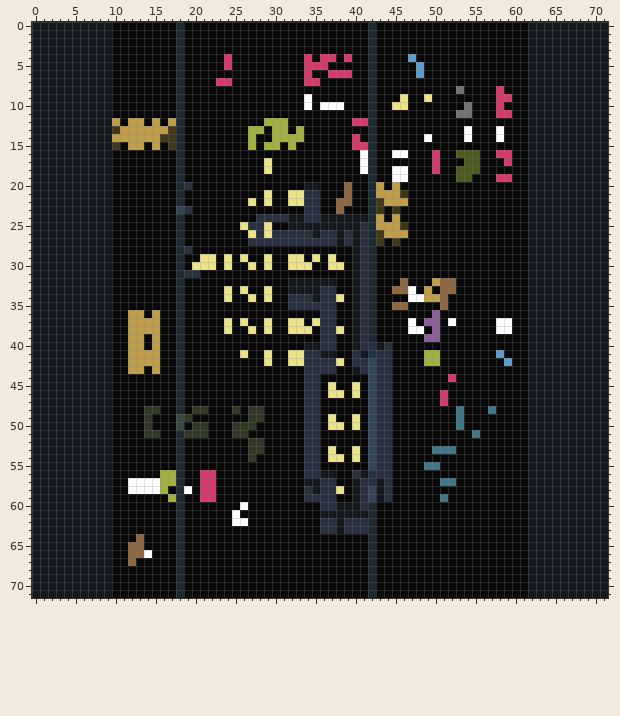
Two versions of one sprite sheet, less.png. Above is the file before it was changed.
The file is 72x72 pixels. Colours within 5 levels of each other are drawn and written as one.
The same view after the edit:
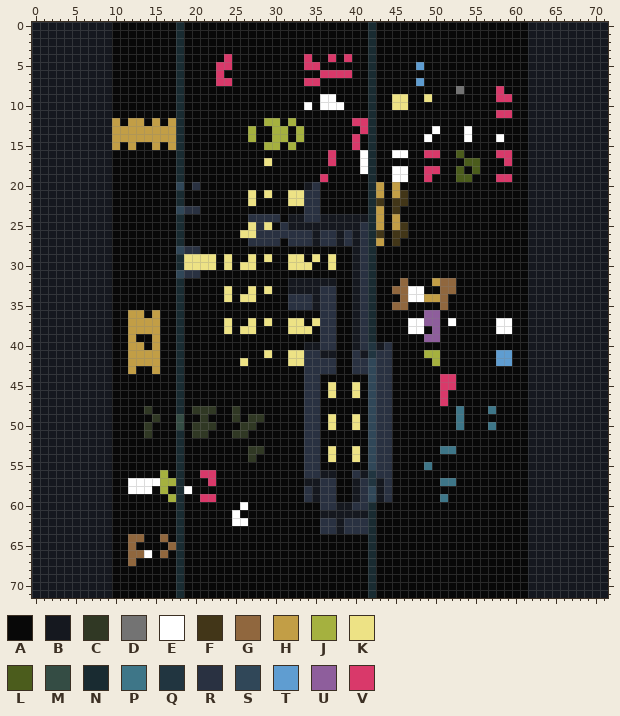
Palette (. is transparent): A #080808  B #15181f  C #303824  D #737373  E #ffffff  F #423618  G #90673e  H #c29e46  J #a5b13f  K #ede285  L #4b5c1c  M #344c44  N #192b31  P #3e7688  Q #213540  R #293141  S #304758  T #5f9dd1  U #8e5e9c  V #d9396a
Changes in this commit:
Changed rows in their new state; - is an unchanged pixel.
first column x 10:
 4 --------------------------A----------A------------
 5 -------------V------------A-----------------------
 6 -------------V----------A-V-----------A-----------
 7 --------------------------------------T-----------
 9 ------------------------A-EE-------K--------------
10 --------------------------------------------A---A-
11 -------------------------------------------AA-----
12 ---------------------AJ---------------------------
13 H------H----------A------------V--------E-------A-
14 ------HH--------------A---------------------------
15 H--A---H---------A-------------A------------------
16 ---------------------------V-----------V----AA----
17 ---------------------------V------------A---------
18 -------------------A-------------------V----A-----
19 --------------------------V------------V----------
20 --------SAR--------------R---A--------------------
21 -----------------K-----------A----A---------------
22 -------------------A--------AA----AFF-------------
23 ----------R-----------------A----H----------------
24 -----------------R---A----------------------------
25 ----------------AK---R------------A---------------
26 ----------------K--R--------------AFF-------------
27 ---------------------A---B-------H----------------
28 --------S-R---------------------------------------
29 ---------KK-----AK--------------------------------
30 ---------K------K--A--------A---------------------
31 --------S-----------------------------------------
33 ----------------AK--------------------EA----------
34 ----------------K--A--------A-------G-------------
35 -------------------------B------------------------
36 ---------------------------------------U----------
37 ----------------AK--------------------E-----------
38 ----------------K--A--------A---------------------
39 ---A----------------------------------------------
41 ----------------A--------------------------------T
42 ----------------K--A--------A----------A--------T-
43 ---A--------------------------R-------------------
44 -----------------------------------------V--------
45 -----------------------------------------VV-------
46 ----------------------------A---------------------
48 -----A------C----AA-------------------------------
49 ----AC---A-C---C----------------------------------
50 ------------C--A------------A------------------P--
51 -----A---A-----------------------------------A----
52 -----------------AA-------------------------------
53 ----------------------------------------A---------
54 ----------------------------A---------------------
55 ----------------------------------------A---------
56 -------A------------------------------------------
57 -----------A--------------------------------------
58 -----A-----AA---------------A---------------------
59 -------------------------B------------------------
60 ------------------------------R-------------------
first column x 12:
64 G---G-
65 -A---G
66 ----G-
